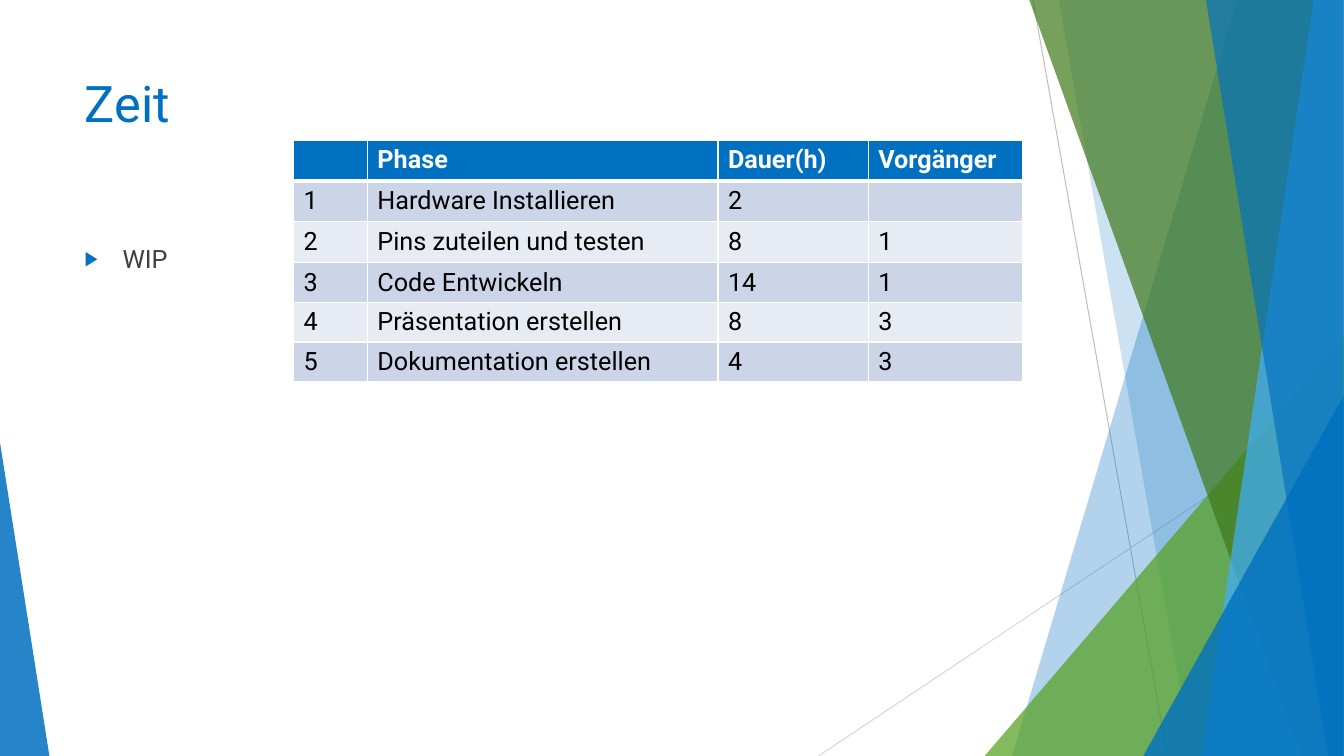
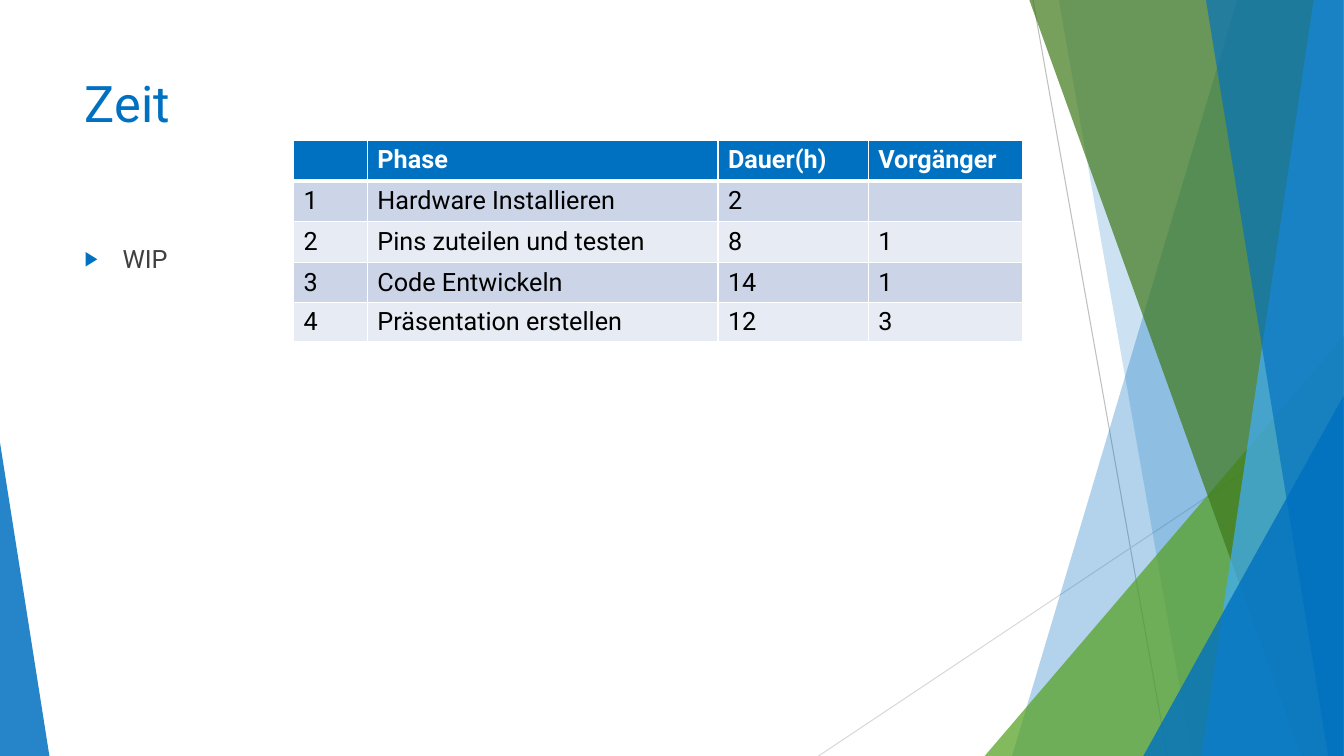
Before and after one commit to dariorthan/ESP32_NetworkFaultTester, a slide deck: slide 4 of CodeDoku/NetworkFaultTester_CodeOverview.pptx (slide 5 before the commit). Drawn at 1344x756 pixels with LibreOffice and Linux fonts; fonts in the diff are those of the drawing. Boxes give left, top, right and bottom in pixels: in the first picture for what was removed or moved away, otherwise in the second. Text is boxed around its words. In the diff, an @@ line names an element or a change of style, - is before the commit and + after.

```diff
--- a/CodeDoku/NetworkFaultTester_CodeOverview.pptx
+++ b/CodeDoku/NetworkFaultTester_CodeOverview.pptx
@@ table at [293, 140, 1022, 344] @@
-row 5: 4 | Präsentation erstellen | 8 | 3
-row 6: 5 | Dokumentation erstellen | 4 | 3
+row 5: 4 | Präsentation erstellen | 12 | 3
```
Also in this commit, not shown: 3 other slides changed, 1 slide added.
